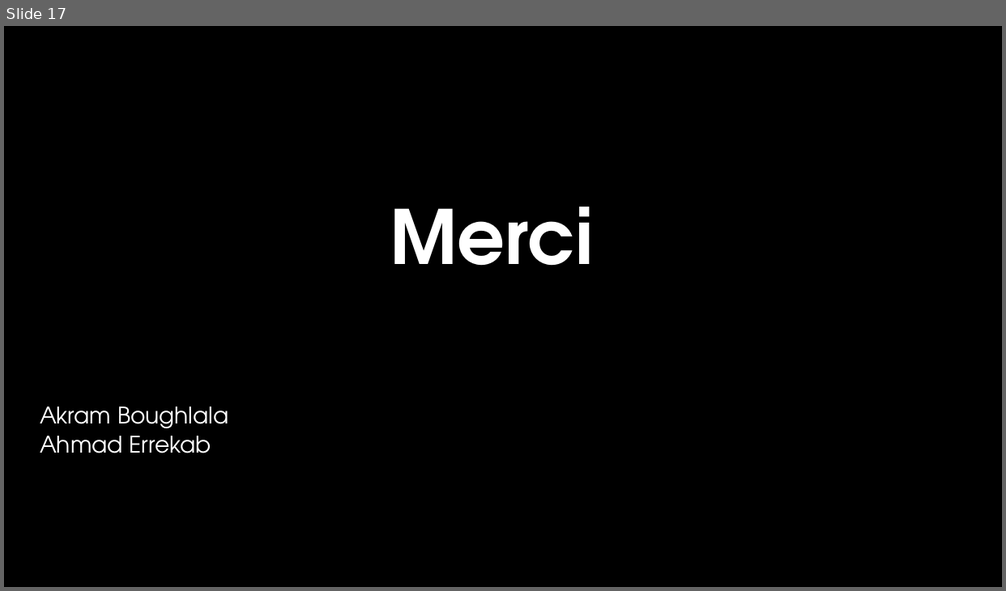
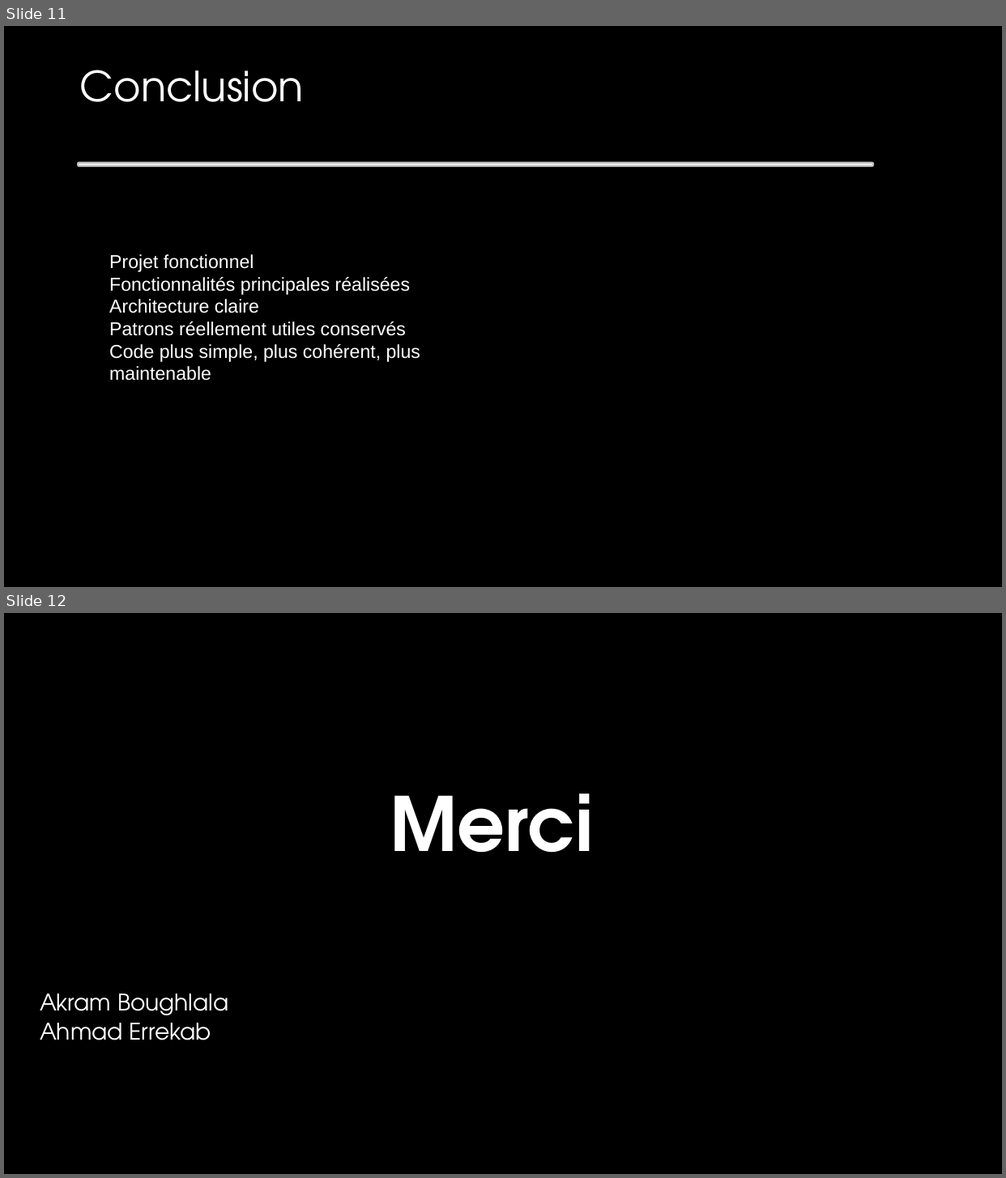
Before and after one commit to ZouaghiHoussem/SoftwareEngineeringDocuments, a slide deck: documentation/ClubManagerPowerPoint.odp. Shown one above the other, each under a label of ours: slide 17 before the commit, slides 11 and 12 after it. The pictures are 1006x591 and 1006x1178 pixels, drawn with LibreOffice and Linux fonts; fonts in the diff are those of the drawing; background and template pictures are left out. Boxes give left, top, right and bottom in pixels: in the first picture for what was removed or moved away, otherwise in the second. Text is boxed around its words. In the diff, an @@ line names an element or a change of style, - is before the commit and + after.

```diff
--- a/documentation/ClubManagerPowerPoint.odp
+++ b/documentation/ClubManagerPowerPoint.odp
@@ slide 11 added at (4,26,1002,587), background picture (left out); not listed: 26 template elements that a slide beside it also shows @@
@@ freeform shape added at (4,26,1002,587), fill #000000 @@
@@ title added at (80,70,304,102), 40 pt, text #FFFFFF @@
+Conclusion
@@ freeform shape added at (79,164,872,165), fill #FFFFFF at 75% opacity, outline #FFFFFF 3.49 pt @@
@@ free added at (85,235,530,377), 18 pt, text #FFFFFF @@
+• Projet fonctionnel
+• Fonctionnalités principales réalisées
+• Architecture claire
+• Patrons réellement utiles conservés
+• Code plus simple, plus cohérent, plus maintenable
@@ what was slide 17 is now slide 12 @@
```
Also in this commit, not shown: 5 slides changed, 4 other slides added, 10 slides removed.
